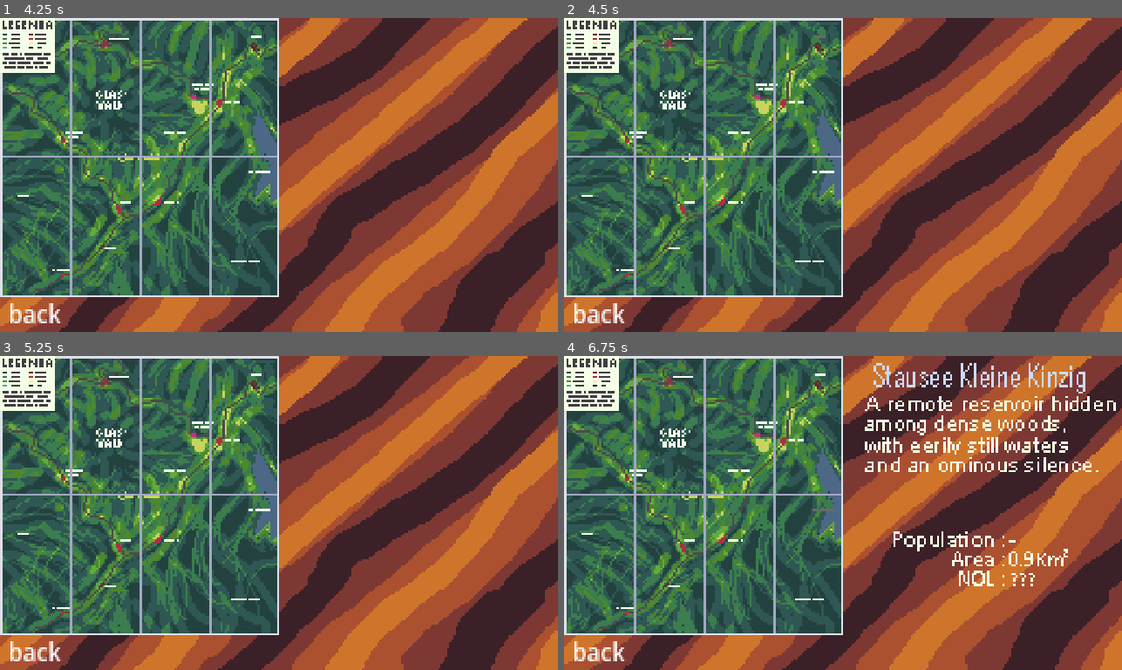
Above: before the commit, frames 1-4 (two rows, left to right).
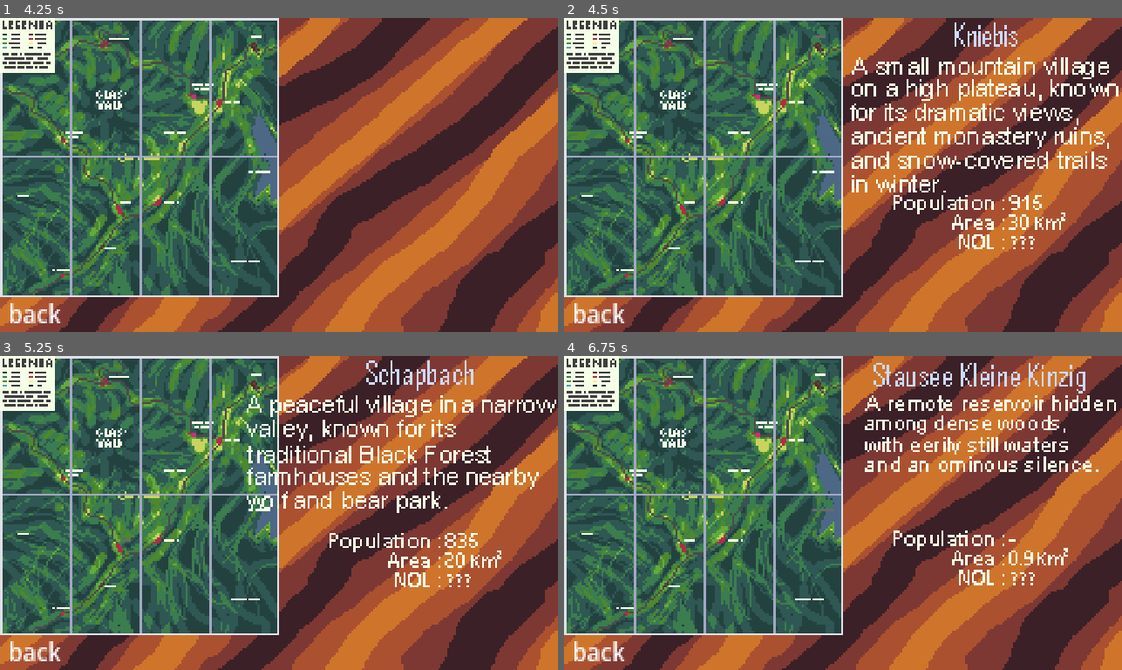
Above: after the commit, the same moments.

Repository: Guusvz/forest
Game: Godot game, scene res://scenes/game.tscn
Same seed, same stepped clock (60 frames per second), same inputs: the game is played once before the commit and once after it. The engine's default icon, where the game draws it, is replaced by a stand-in: a white triangle on a blue panel in a dark square.
Inputs (mouse positions are in pixels of both pictures, inside the frame that each line leads up to):
- Up to frame 1 (4.25 s): tap Enter at 0.5, 2, 3.5 s; move the mouse to (401, 159) at 0.52 s; press the mouse at (401, 159) at 0.53 s; tap Space at 1.25, 2.75 s; move the mouse to (167, 190) at 1.27 s; release the mouse at (167, 190) at 1.28 s; click (167, 190) at 1.35 s; move the mouse to (334, 105) at 2.02 s; press the mouse at (334, 105) at 2.03 s; move the mouse to (251, 237) at 2.77 s; release the mouse at (251, 237) at 2.78 s; click (251, 237) at 2.85 s; move the mouse to (446, 222) at 3.52 s; press the mouse at (446, 222) at 3.53 s; tap M (Map) at 4.15 s
- Up to frame 2 (4.5 s): release the mouse at (1010, 222) at 4.25 s; click (820, 36) at 4.25 s
- Up to frame 3 (5.25 s): click (122, 544) at 5.02 s
- Up to frame 4 (6.75 s): click (764, 425) at 5.75 s; click (826, 509) at 6.5 s

Frame 1 is identical in both runs. In frame 2, 5.2% of the frame differs, in the area x 51-100%, y 1-74%; in frame 3, 5.1%; in frame 4, 1.0%.

Commit message:
nieuwe tilemap

Diff:
--- a/forest/Scripts/map.gd
+++ b/forest/Scripts/map.gd
@@ -9,6 +9,8 @@
 		$"Container/Bad-nogwatText".visible = false
 		$Container/Stausee_tekst.visible = false
 		$Container/BadMinNogwattesText.visible = false
+		$Container/KniebisText.visible = false
+		$Container/SchapbachText.visible = false
 	elif event.is_action_pressed("escape"):
 		get_tree().quit()
 
@@ -53,10 +55,19 @@
 	$Container/BadMinNogwattesHighL.visible = false
 
 func _on_knie_pressed():
-	pass
+	$Container/KniebisText.visible = true
 
 func _on_knie_mouse_entered():
 	$Container/KniebisHighlight.visible = true
 
 func _on_knie_mouse_exited():
 	$Container/KniebisHighlight.visible = false
+
+func _on_schapbach_pressed():
+	$Container/SchapbachText.visible = true
+
+func _on_schapbach_mouse_entered():
+	$Container/SchapbachHighlight.visible = true
+
+func _on_schapbach_mouse_exited():
+	$Container/SchapbachHighlight.visible = false
--- a/forest/scenes/escape_menu.tscn
+++ b/forest/scenes/escape_menu.tscn
@@ -3,6 +3,7 @@
 [ext_resource type="Script" uid="uid://bl1j38p1f53a0" path="res://Scripts/escape_menu.gd" id="1_swlok"]
 
 [node name="escape menu" type="Control"]
+process_mode = 3
 layout_mode = 3
 anchors_preset = 15
 anchor_right = 1.0
--- a/forest/scenes/map.tscn
+++ b/forest/scenes/map.tscn
@@ -7,11 +7,14 @@
 [ext_resource type="Texture2D" uid="uid://c1er751llo1jc" path="res://assets/Map/Glaswald_highlighted_kaart.png" id="4_2lpho"]
 [ext_resource type="Texture2D" uid="uid://b8kq2pb3x1mug" path="res://assets/Map/bad min nogwattes text.png" id="4_mlgqr"]
 [ext_resource type="Texture2D" uid="uid://dj8cw2gt43dy8" path="res://assets/Map/bad nogwattess highlight.png" id="5_2lpho"]
+[ext_resource type="Texture2D" uid="uid://c4mhdmfjudvgh" path="res://assets/Map/Schapbach highlight.png" id="5_n1psn"]
 [ext_resource type="Texture2D" uid="uid://ci8m6kbaart0d" path="res://assets/Map/Stausee highL.png" id="6_jh32y"]
 [ext_resource type="Texture2D" uid="uid://dxhe6jqjupn5j" path="res://assets/Map/Bad min nogwattes highL.png" id="7_blm8a"]
 [ext_resource type="Texture2D" uid="uid://cyoni8swsetbf" path="res://assets/Map/Kniebis highlight.png" id="7_wslke"]
 [ext_resource type="Texture2D" uid="uid://dceu840cjaw03" path="res://assets/Map/bad-nogwat text.png" id="8_be0no"]
 [ext_resource type="Texture2D" uid="uid://ho36ghxv8udl" path="res://assets/Map/stausee.png" id="9_be0no"]
+[ext_resource type="Texture2D" uid="uid://sjuhv60okuk8" path="res://assets/Map/Kniebis text.png" id="13_gw3fx"]
+[ext_resource type="Texture2D" uid="uid://csq8ky6igha4p" path="res://assets/Map/Schapbach text.png" id="14_c00ee"]
 
 [sub_resource type="Theme" id="Theme_2klcf"]
 
@@ -170,12 +173,26 @@
 offset_bottom = -57.2054
 scale = Vector2(1.04936, 0.5)
 
+[node name="schapbach" type="Button" parent="Container/Orginele_kaart"]
+show_behind_parent = true
+offset_left = -75.2422
+offset_top = 10.7338
+offset_right = -64.2422
+offset_bottom = 22.7338
+scale = Vector2(0.7, 0.7)
+
 [node name="Glaswald highL" type="Sprite2D" parent="Container"]
 visible = false
 visibility_layer = 2
 position = Vector2(576, 324)
 scale = Vector2(4.5, 4.5)
 texture = ExtResource("4_2lpho")
+
+[node name="SchapbachHighlight" type="Sprite2D" parent="Container"]
+visible = false
+position = Vector2(576, 324)
+scale = Vector2(4.5, 4.5)
+texture = ExtResource("5_n1psn")
 
 [node name="BadNogwattessHighlight" type="Sprite2D" parent="Container"]
 visible = false
@@ -216,7 +233,7 @@
 
 [node name="Stausee_tekst" type="Sprite2D" parent="Container"]
 visible = false
-position = Vector2(575.54, 325.54)
+position = Vector2(576, 324)
 scale = Vector2(4.5, 4.5)
 texture = ExtResource("9_be0no")
 
@@ -225,6 +242,19 @@
 position = Vector2(576, 324)
 scale = Vector2(4.5, 4.5)
 texture = ExtResource("4_mlgqr")
+
+[node name="SchapbachText" type="Sprite2D" parent="Container"]
+process_mode = 3
+visible = false
+position = Vector2(576, 324)
+scale = Vector2(4.5, 4.5)
+texture = ExtResource("14_c00ee")
+
+[node name="KniebisText" type="Sprite2D" parent="Container"]
+visible = false
+position = Vector2(576, 324)
+scale = Vector2(4.5, 4.5)
+texture = ExtResource("13_gw3fx")
 
 [node name="back" type="Button" parent="Container"]
 offset_left = 9.00006
@@ -264,4 +294,7 @@
 [connection signal="mouse_entered" from="Container/Orginele_kaart/knie" to="." method="_on_knie_mouse_entered"]
 [connection signal="mouse_exited" from="Container/Orginele_kaart/knie" to="." method="_on_knie_mouse_exited"]
 [connection signal="pressed" from="Container/Orginele_kaart/knie" to="." method="_on_knie_pressed"]
+[connection signal="mouse_entered" from="Container/Orginele_kaart/schapbach" to="." method="_on_schapbach_mouse_entered"]
+[connection signal="mouse_exited" from="Container/Orginele_kaart/schapbach" to="." method="_on_schapbach_mouse_exited"]
+[connection signal="pressed" from="Container/Orginele_kaart/schapbach" to="." method="_on_schapbach_pressed"]
 [connection signal="pressed" from="Container/back" to="." method="_on_back_pressed"]
Binary file added: forest/assets/Map/Tilemap dorpje 1.2.png
Not shown, added: forest/assets/Map/Tilemap dorpje 1.2.png.import
Not shown: 1 places in forest/scenes/map.tscn that only renumber resources
